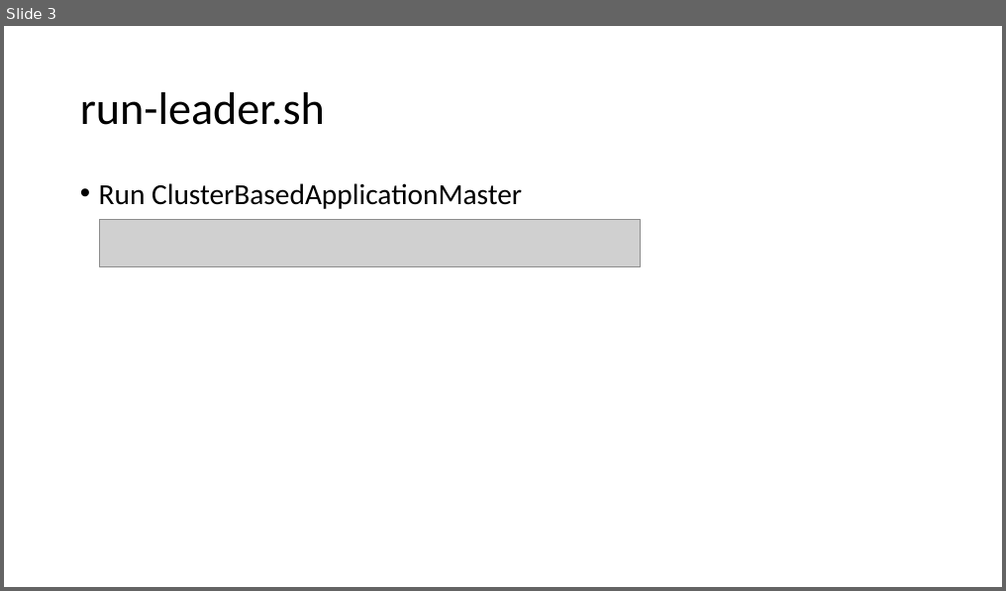
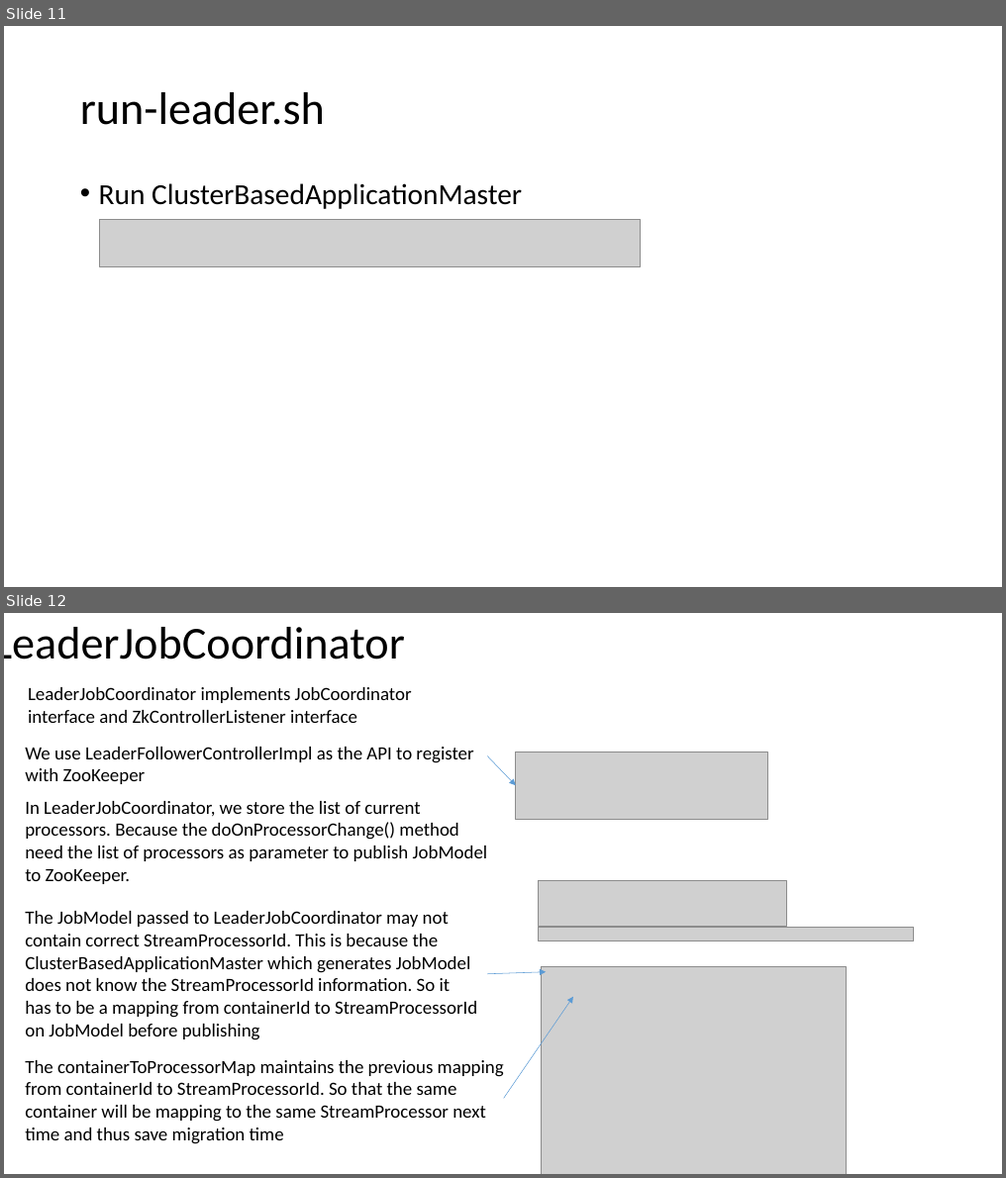
Before and after one commit to Swrrt/Samza-Documents, a slide deck: Documentation/Samza-Snapshot.pptx. Shown one above the other, each under a label of ours: slide 3 before the commit, slides 11 and 12 after it. The pictures are 1006x591 and 1006x1178 pixels, drawn with LibreOffice and Linux fonts; fonts in the diff are those of the drawing; grey boxes stand for pictures. Boxes give left, top, right and bottom in pixels: in the first picture for what was removed or moved away, otherwise in the second. Text is boxed around its words. In the diff, an @@ line names an element or a change of style, - is before the commit and + after.

```diff
--- a/Documentation/Samza-Snapshot.pptx
+++ b/Documentation/Samza-Snapshot.pptx
@@ slide 12 added at (4, 613, 1002, 1174), background #FFFFFF @@
@@ title added at (4, 627, 405, 660), 44 pt, text #000000 @@
+LeaderJobCoordinator
@@ text added at (28, 687, 412, 723), 18 pt, text #000000 @@
+LeaderJobCoordinator implements JobCoordinator interface and ZkControllerListener interface
@@ text added at (25, 747, 473, 784), 18 pt, text #000000 @@
+We use LeaderFollowerControllerImpl as the API to register with ZooKeeper
@@ arrow added from (487, 756) to (515, 785), #5B9BD5 0.5 pt @@
@@ picture added at (515, 752, 767, 820) @@
@@ text added at (25, 801, 488, 884), 18 pt, text #000000 @@
+In LeaderJobCoordinator, we store the list of current processors. Because the doOnProcessorChange() method need the list of processors as parameter to publish JobModel to ZooKeeper.
@@ picture added at (539, 880, 786, 926) @@
@@ text added at (25, 911, 477, 1041), 18 pt, text #000000 @@
+The JobModel passed to LeaderJobCoordinator may not contain correct StreamProcessorId. This is because the ClusterBasedApplicationMaster which generates JobModel does not know the StreamProcessorId information. So it has to be a mapping from containerId to StreamProcessorId on JobModel before publishing
@@ picture added at (539, 927, 914, 941) @@
@@ picture added at (541, 967, 846, 1174) @@
@@ arrow added from (487, 974) to (546, 972), #5B9BD5 0.5 pt @@
@@ arrow added from (504, 1099) to (573, 997), #5B9BD5 0.5 pt @@
@@ text added at (25, 1060, 504, 1145), 18 pt, text #000000 @@
+The containerToProcessorMap maintains the previous mapping from containerId to StreamProcessorId. So that the same container will be mapping to the same StreamProcessor next time and thus save migration time
@@ what was slide 3 is now slide 11 @@
```
Also in this commit, not shown: 2 slides changed, 4 other slides added, 2 slides removed.
